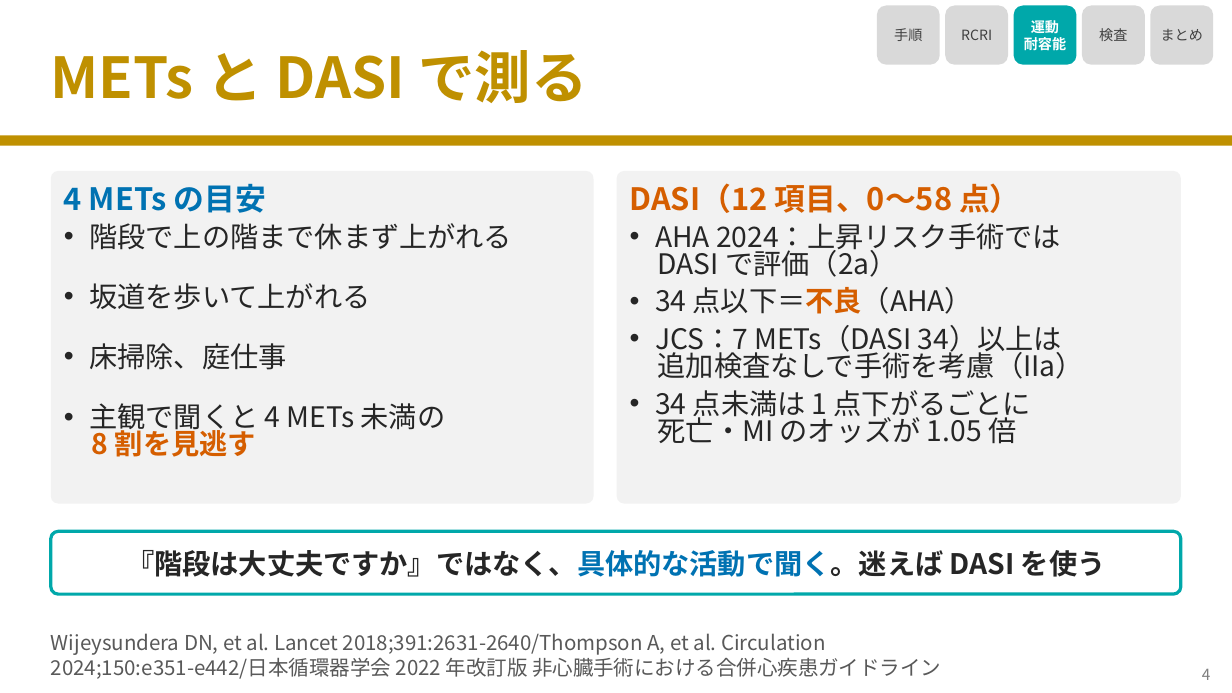
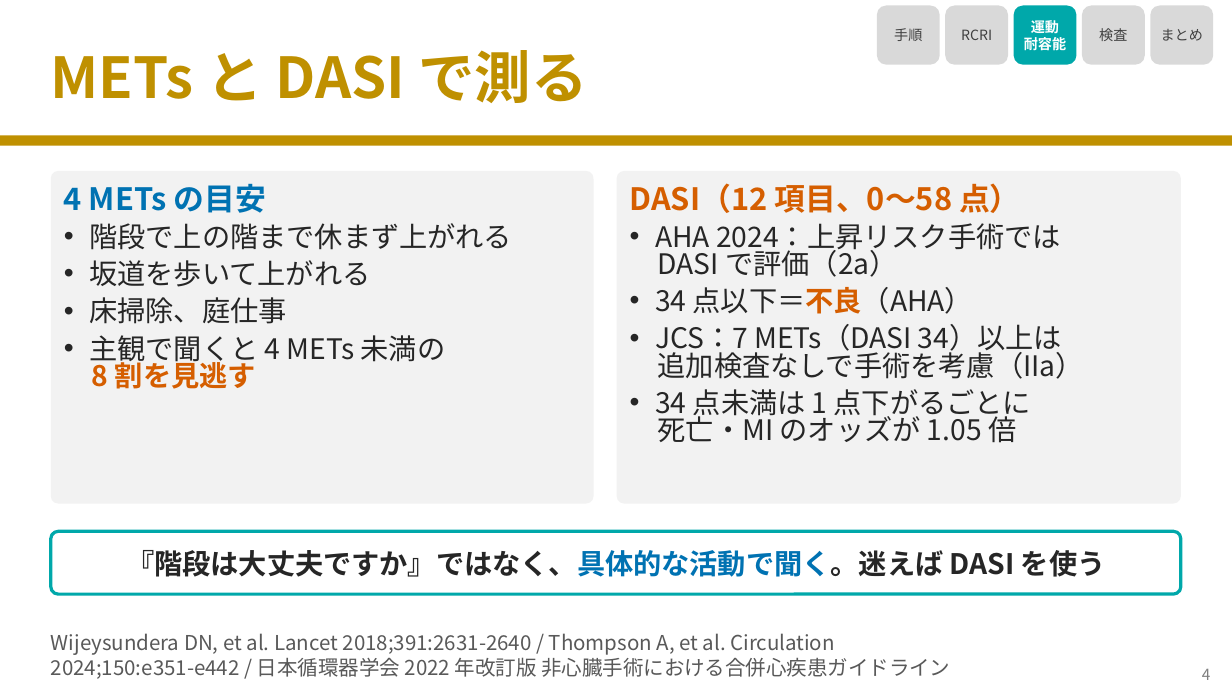
Before and after one commit to nobumitsu-3141/Anes-lecture, a slide deck: slide 5 of slides/4-7_cardiac_risk_assessment/4-7_cardiac_risk_assessment.pptx. Drawn at 1232x693 pixels with LibreOffice and Linux fonts; fonts in the diff are those of the drawing. Boxes give left, top, right and bottom in pixels: in the first picture for what was removed or moved away, otherwise in the second. Text is boxed around its words. In the diff, an @@ line names an element or a change of style, - is before the commit and + after.

```diff
--- a/slides/4-7_cardiac_risk_assessment/4-7_cardiac_risk_assessment.pptx
+++ b/slides/4-7_cardiac_risk_assessment/4-7_cardiac_risk_assessment.pptx
@@ text "階段で上の階まで休まず上がれる" at bbox=[89, 223, 512, 389]: less space between paragraphs @@
@@ text at bbox=[51, 633, 950, 679]: spaces changed @@
-Wijeysundera DN, et al. Lancet 2018;391:2631-2640/Thompson A, et al. Circulation
-2024;150:e351-e442/日本循環器学会 2022 年改訂版 非心臓手術における合併心疾患ガイドライン
+Wijeysundera DN, et al. Lancet 2018;391:2631-2640 / Thompson A, et al. Circulation
+2024;150:e351-e442 / 日本循環器学会 2022 年改訂版 非心臓手術における合併心疾患ガイドライン
```
Also in this commit, not shown: 4 other slides changed, 4 other files.
